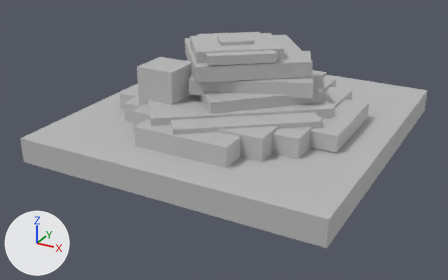
An edit to the FBX model Art/models/object_food_pancakes.fbx, drawn before and after from the same camera.
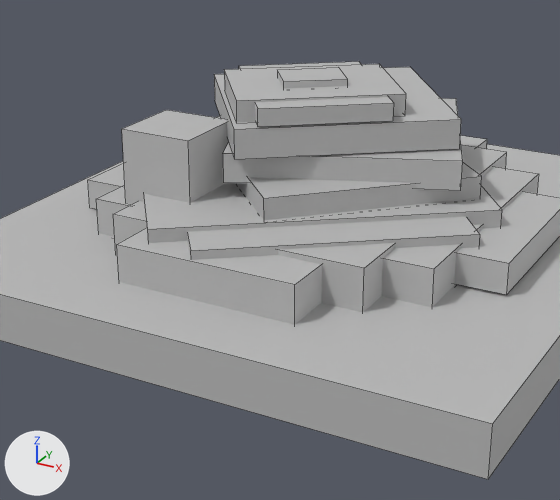
Old and new are each drawn whole from a camera (50 mm lens) standing at (0.578, -1.153, 1.271) and looking at (-0.016, -0.074, 0.731) and again close up on the part from 16% to 81% of the width and 0% to 92% of the height. Arrows for +X, +Y and +Z are at lower left; the lights stay in place. The close-ups show mesh edges as thin lines. Where no turn or scale is listed for an object, it has been applied to the vertices.

Before the edit, the objects in view are built like this:
```python
me_mesh = bpy.data.meshes.new('Mesh')
me_mesh.from_pydata(...)  # 112 vertices, 84 faces; spans x -0.322..0.322, y -0.356..0.331, z 0.726..0.946
me_mesh.materials.append(mat_lambert1)  # grey #bcbcbc
ob_mesh_food_pancakes = bpy.data.objects.new('mesh_food_pancakes', me_mesh)
ob_mesh_food_pancakes.location = (0.0, 0.0, 0.0)
```
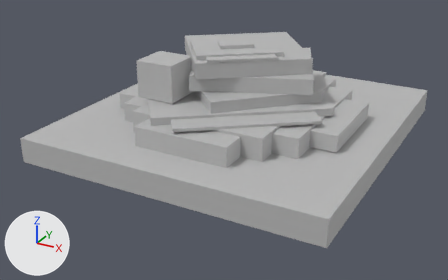
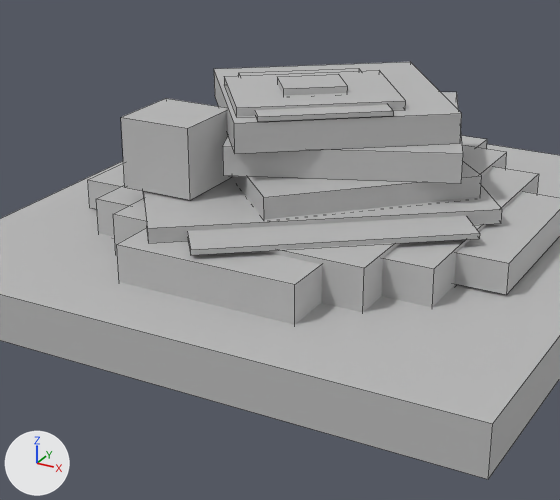
The newer file is also turned or shifted as a whole; pictures and numbers use the older file's frame.

Boxes (x1, y1, x2, y2) around the edits, measured in the close-ups (560 x 500 px; the box of a moved part takes in the faces that stretch with it):
'mesh_food_pancakes', reshaped: before (0, 61, 560, 479); after (0, 62, 560, 479)
part 1 of me_mesh, moved or reshaped: before (223, 98, 463, 191); after (223, 92, 463, 184)
part 2 of me_mesh, moved or reshaped: before (214, 67, 461, 159); after (214, 62, 462, 154)
part 3 of me_mesh, moved or reshaped: before (239, 61, 394, 127); after (239, 69, 393, 122)
part 4 of me_mesh, moved or reshaped: before (224, 64, 406, 123); after (224, 70, 406, 117)
part 5 of me_mesh, moved or reshaped: before (277, 68, 348, 88); after (277, 74, 348, 95)
part 6 of me_mesh, moved or reshaped: before (187, 216, 480, 260); after (187, 216, 480, 255)
part 7 of me_mesh, moved or reshaped: before (144, 183, 502, 243); after (143, 177, 502, 243)
part 8 of me_mesh, moved or reshaped: before (122, 110, 229, 204); after (121, 98, 232, 200)

Diff of the bpy script that builds the scene:
```diff
--- a/Art/models/object_food_pancakes.fbx.py
+++ b/Art/models/object_food_pancakes.fbx.py
@@ me_mesh @@
 me_mesh.from_pydata(...)  # 112 vertices, 84 faces; spans x -0.322..0.322, y -0.356..0.331, z 0.726..0.946
 # used by ob_mesh_food_pancakes; location = (0.0, 0.0, 0.0)
+# me_mesh part 1: the loose piece of 8 vertices spanning x -0.148..0.171, y -0.146..0.168, z 0.85..0.882 is moved by (0.0, 0.0, 0.008)
+# me_mesh part 2: the loose piece of 8 vertices spanning x -0.167..0.155, y -0.161..0.16, z 0.884..0.916 is moved by (0.0, 0.0, 0.006)
+# me_mesh part 3: the loose piece of 8 vertices spanning x -0.12..0.098, y -0.147..0.078, z 0.918..0.936 is scaled about its middle by (1, 1, 0.272), then moved by (0.0, 0.0, -0.001)
+# me_mesh part 4: the loose piece of 8 vertices spanning x -0.12..0.099, y -0.139..0.071, z 0.915..0.939 is scaled about its middle by (1, 1, 0.422), then moved by (0.0, 0.0, -0.001)
+# me_mesh part 5: the loose piece of 8 vertices spanning x -0.053..0.032, y -0.075..0.006, z 0.937..0.946 is moved by (0.0, 0.0, -0.008)
+# me_mesh part 6: the loose piece of 8 vertices spanning x -0.234..0.212, y -0.273..0.188, z 0.789..0.828 is scaled about its middle by (1, 1, 0.15), then moved by (0.0, 0.0, 0.017)
+# me_mesh part 7: the loose piece of 8 vertices spanning x -0.235..0.213, y -0.257..0.172, z 0.784..0.833 is scaled about its middle by (1, 1, 0.324), then moved by (0.0, 0.0, 0.017)
+# me_mesh part 8: the loose piece of 8 vertices spanning x -0.162..-0.079, y -0.175..-0.092, z 0.818..0.901 is scaled about its middle by (1, 1, 0.932), then moved by (0.0, 0.0, 0.016)
 me_mesh.materials.append(mat_lambert1)
```
